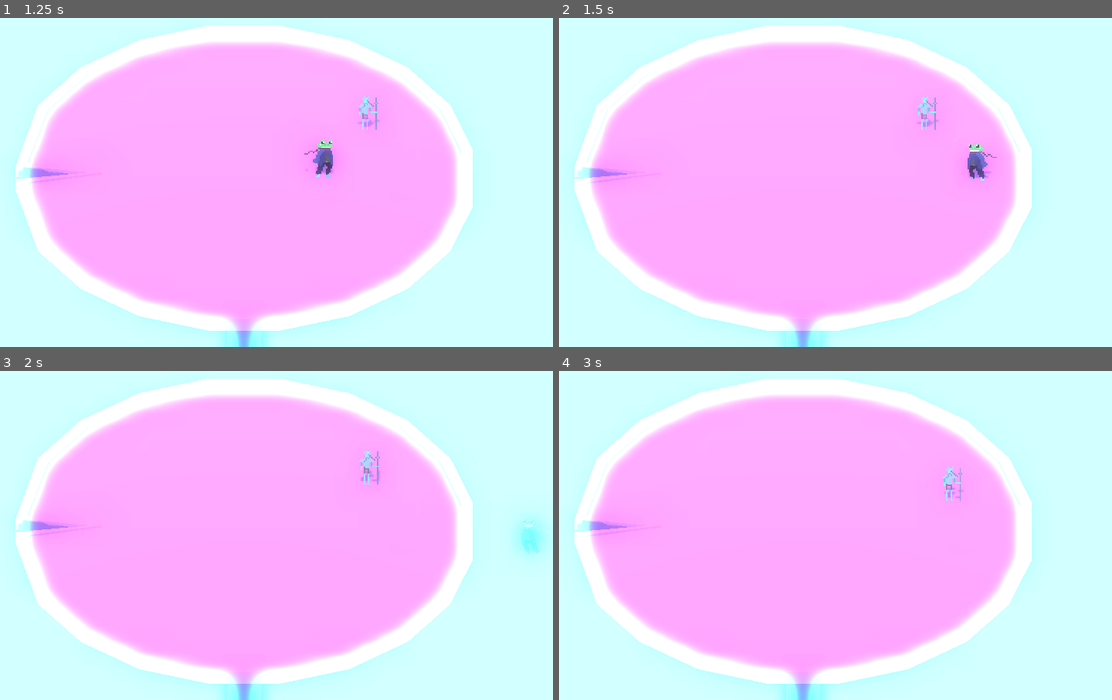
Above: before the commit, frames 1-4 (two rows, left to right).
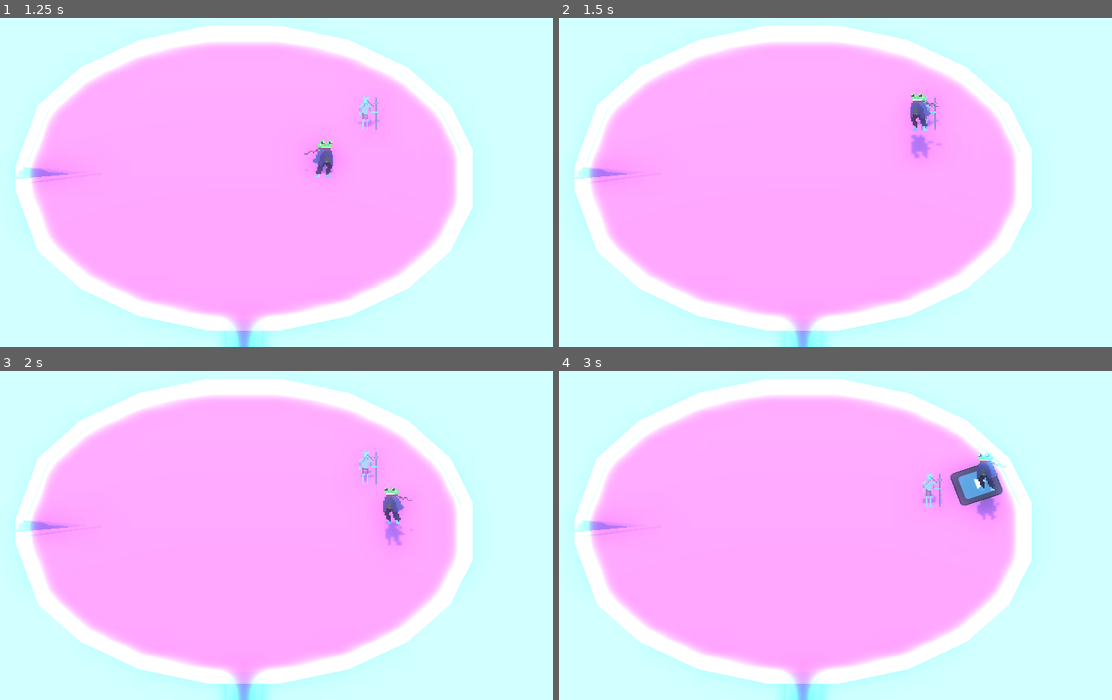
Above: after the commit, the same moments.

Repository: Brainthread/FrogGame
Game: Godot game, scene res://scenes/test.tscn
Same seed, same stepped clock (60 frames per second), same inputs: the game is played once before the commit and once after it. The engine's default icon, where the game draws it, is replaced by a stand-in: a white triangle on a blue panel in a dark square.
Inputs (mouse positions are in pixels of both pictures, inside the frame that each line leads up to):
- Up to frame 1 (1.25 s): move the mouse to (381, 156) at 0.52 s; hold D (right) from 0.53 s (still down); hold Space (jump) from 0.53 s (still down); click (381, 156) at 0.6 s
- Up to frame 2 (1.5 s): move the mouse to (680, 192) at 1.27 s; release D (right) at 1.28 s; release Space (jump) at 1.28 s; hold S (down) from 1.28 s (still down); tap Space (jump) at 1.35 s
- Up to frame 3 (2 s): keep holding S (down); tap Space (jump) at 1.52, 1.82 s; click (121, 545) at 1.55 s
- Up to frame 4 (3 s): move the mouse to (863, 449) at 2.02 s; release S (down) at 2.03 s; hold D (right) 2.03-2.78 s; hold Space (jump) 2.03-2.78 s; click (863, 449) at 2.1 s; move the mouse to (774, 594) at 2.77 s; hold Up (up) from 2.78 s (still down); right-click (774, 594) at 2.85 s

Frame 1 is identical in both runs. In frame 2, 0.8% of the frame differs, in the area x 63-80%, y 22-50%; in frame 3, 1.2%; in frame 4, 1.5%, in the area x 65-83%, y 24-46%.

Commit message:
Add deceleration

Diff:
--- a/scenes/test.tscn
+++ b/scenes/test.tscn
@@ -117,8 +117,7 @@
 airborne_state = NodePath("../Airborne")
 ground_state = NodePath("../Grounded")
 effect_manager = NodePath("../../EffectManager")
-deceleration = 30.0
-attack_knockback_force = 8
+attack_deceleration = 30.0
 
 [node name="TongueAttackHeavy" type="Node3D" parent="Character/Systems/StateMachine" node_paths=PackedStringArray("jump_state", "airborne_state", "ground_state", "tongue_attack_manager", "body")]
 script = ExtResource("4_7yos8")
--- a/scripts/statemachines/player/states/PlayerGroundAttackState.gd
+++ b/scripts/statemachines/player/states/PlayerGroundAttackState.gd
@@ -18,7 +18,8 @@
 @export var airborne_state:PlayerAirborneState
 @export var ground_state:PlayerGroundState
 @export var effect_manager:EffectManager
-@export var deceleration:float = 10
+@export var attack_deceleration:float = 10
+@export var bounce_deceleration:float = 5
 
 var can_take_attack_knockback = true
 @export var attack_knockback_force = 5
@@ -52,7 +53,10 @@
 func _state_update(_delta: float):
 	root.move_and_slide()
 	attack_windup_timer += _delta
-	root.velocity = root.velocity.move_toward(Vector3.ZERO, _delta*deceleration)
+	if can_take_attack_knockback:
+		root.velocity = root.velocity.move_toward(Vector3.ZERO, _delta*attack_deceleration)
+	else:
+		root.velocity = root.velocity.move_toward(Vector3.ZERO, _delta*bounce_deceleration)
 	if attack_windup_timer < attack_windup_time:
 		return
 	if not wind_up:
--- a/scripts/statemachines/player/states/PlayerGroundState.gd
+++ b/scripts/statemachines/player/states/PlayerGroundState.gd
@@ -31,8 +31,8 @@
 	if Input.is_action_pressed("jump"):
 		jump_timer += _delta
 	if Input.is_action_just_released("jump"):
-		#state_machine._change_state(jump_state)
-		root.add_force(Vector3.RIGHT*10)
+		state_machine._change_state(jump_state)
+		#root.add_force(Vector3.RIGHT*10)
 	if Input.is_action_just_pressed("attack"):
 		state_machine._change_state(ground_attack_state)
 	if not state_machine._is_grounded():
